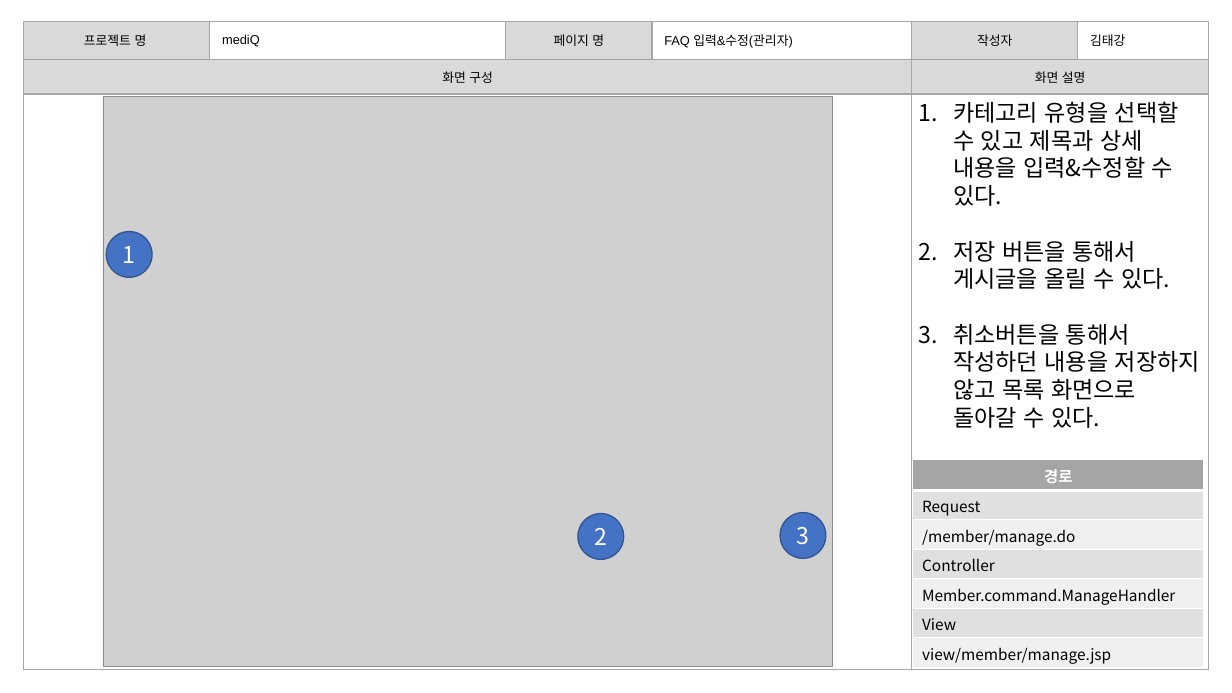
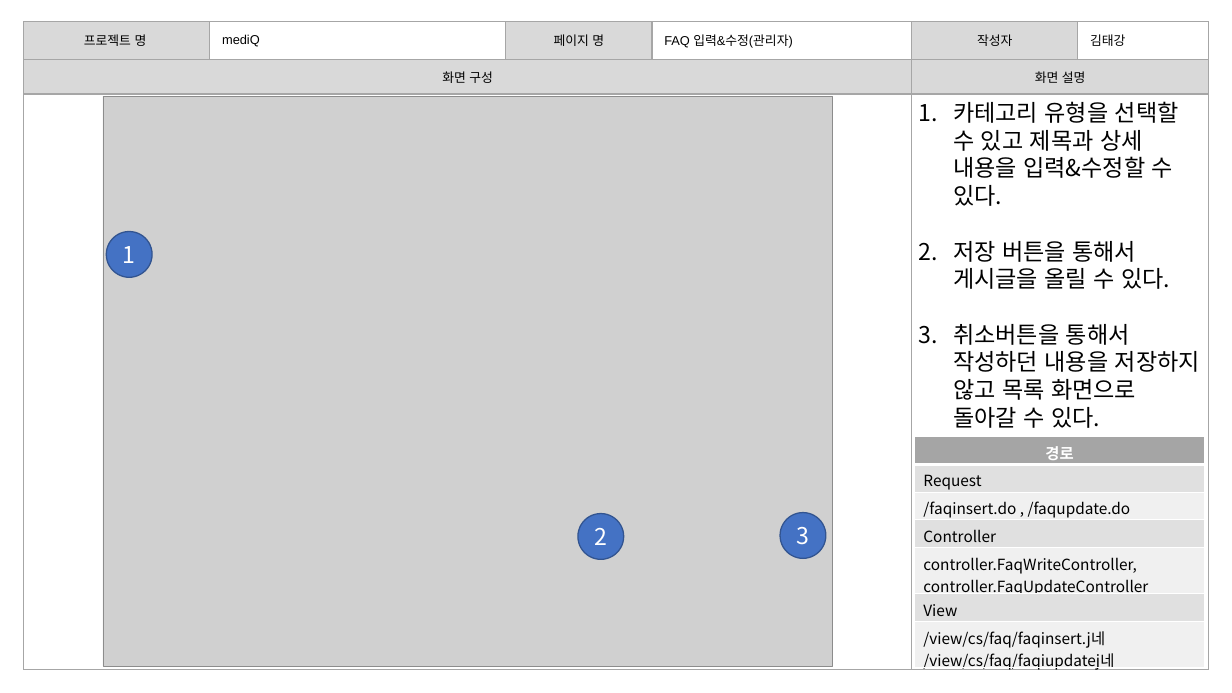
Before and after one commit to burnyst/mediQ, a slide deck: slide 26 of doc/0빅데이터분석프로젝트(공용)/[06] 스토리보드.pptx (slide 25 before the commit). Drawn at 1232x693 pixels with LibreOffice and Linux fonts; fonts in the diff are those of the drawing; grey boxes stand for pictures. Boxes give left, top, right and bottom in pixels: in the first picture for what was removed or moved away, otherwise in the second. Text is boxed around its words. In the diff, an @@ line names an element or a change of style, - is before the commit and + after.

```diff
--- a/doc/0빅데이터분석프로젝트(공용)/[06] 스토리보드.pptx
+++ b/doc/0빅데이터분석프로젝트(공용)/[06] 스토리보드.pptx
@@ table at (914,437,1205,674) @@
-row 3, column 1: /member/manage.do
+row 3, column 1: /faqinsert.do , /faqupdate.do
-row 5, column 1: Member.command.ManageHandler
+row 5, column 1: controller.FaqWriteController, / controller.FaqUpdateController
-row 7, column 1: view/member/manage.jsp
+row 7, column 1: /view/cs/faq/faqinsert.j네 / /view/cs/faq/faqiupdatej네
@@ table: place and size @@
-table at (913,460,1204,668)
+table at (914,437,1205,674)
```
Also in this commit, not shown: 37 other slides changed, 3 slides removed, 3 other files.
